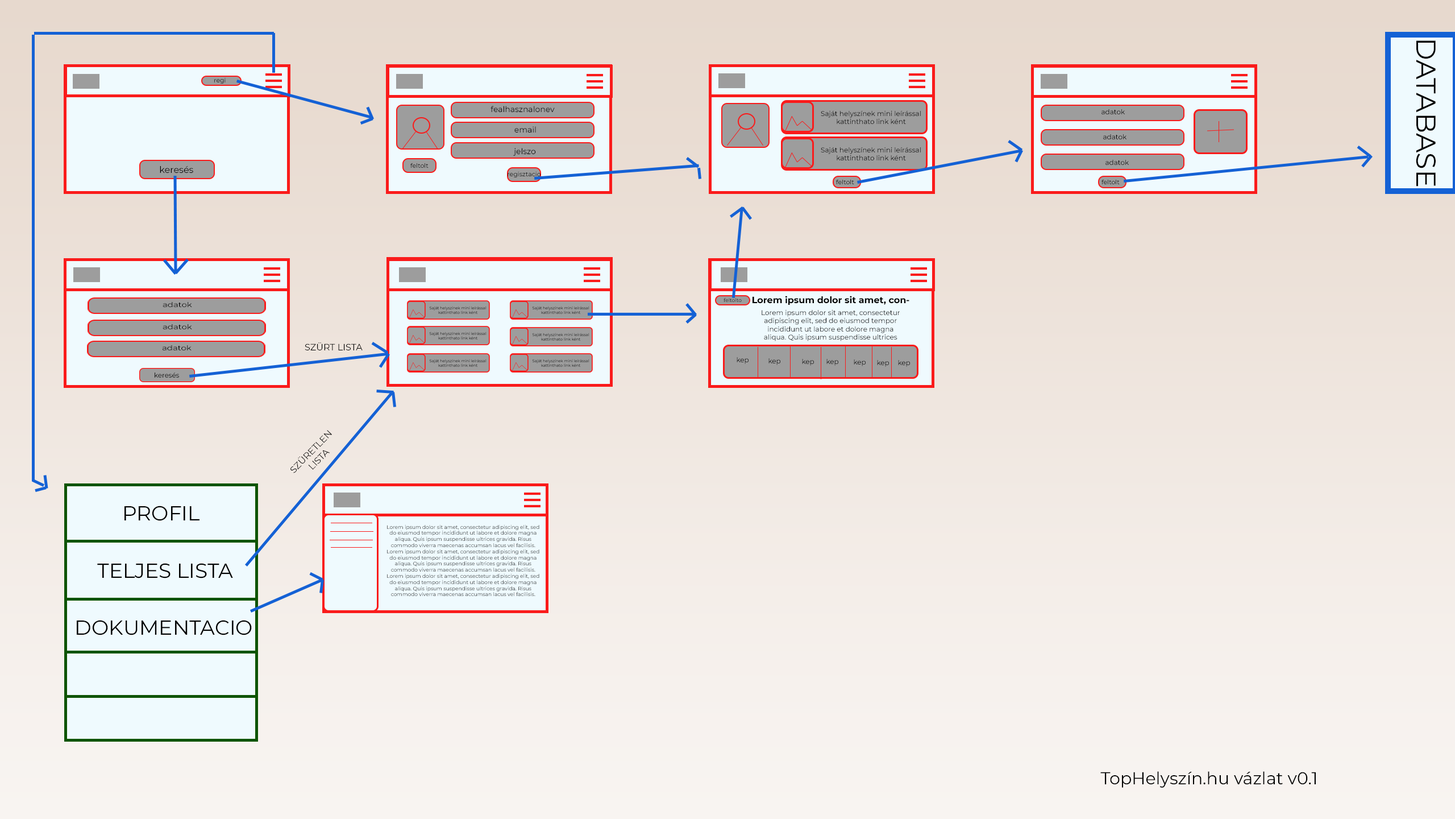
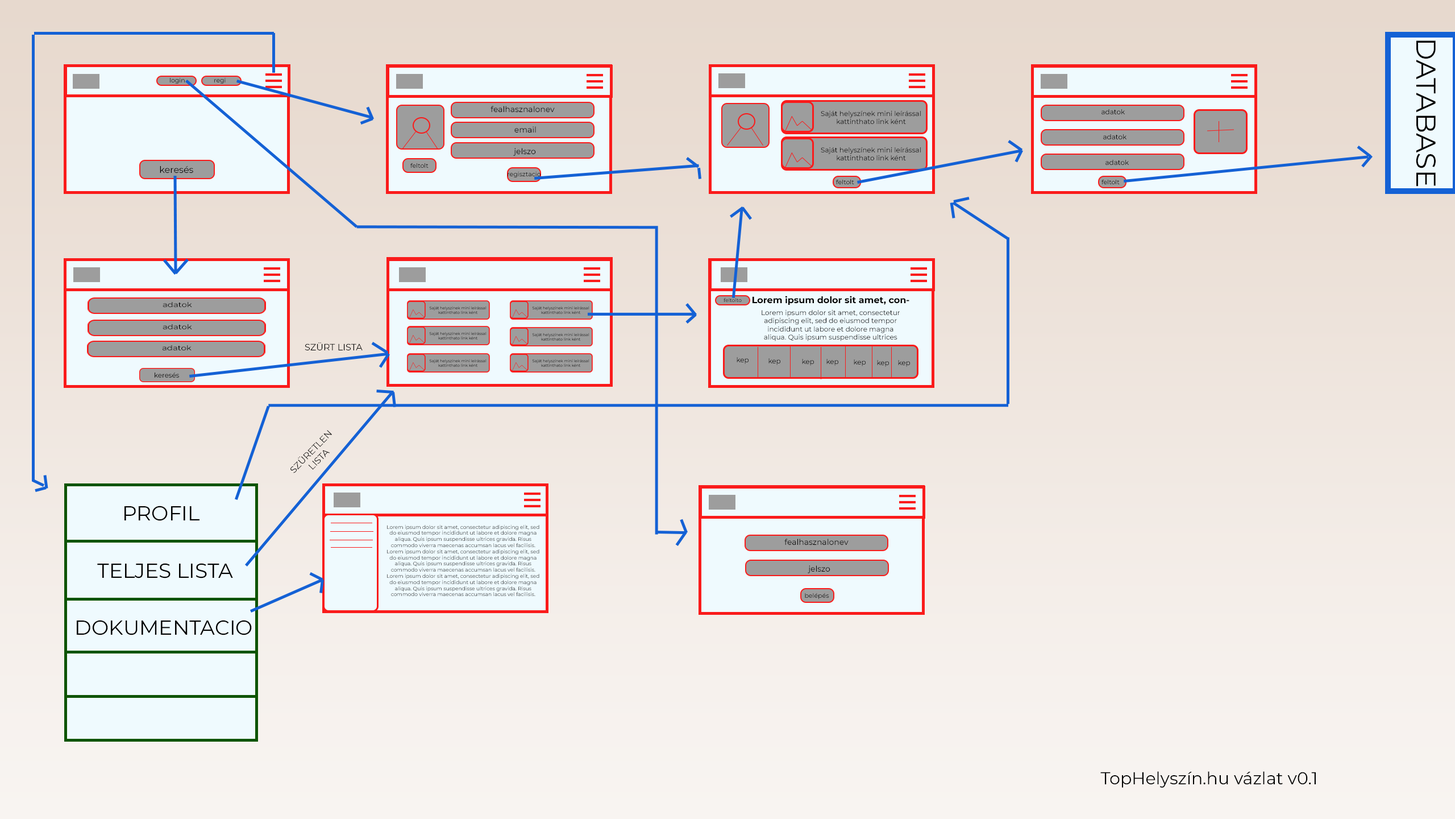
Two versions of the same layered image (1455px x 819px). Layer-by-layer changes:
added layer "13" above "12" over [185, 79, 688, 546]
added layer "12" above "11" over [234, 196, 1010, 500]
added layer "login" in group "landing_page" over [169, 77, 185, 84]
added layer "login_bar" (1st of 2, in "landing_page") in group "landing_page" over [156, 75, 197, 86]
added group "reg_form" (1st of 2) with 8 layers above "reg_form" over [698, 484, 926, 615]
added layer "logo" (2nd of 9, in "reg_form") in group "reg_form" over [708, 494, 736, 510]
added layer "menu_scorll" (2nd of 9, in "reg_form") in group "reg_form" over [899, 494, 916, 510]
added layer "belépés" in group "reg_form" over [804, 592, 830, 599]
added layer "FELTO" (1st of 3, in "reg_form") in group "reg_form" over [800, 587, 835, 603]
added layer "jelszo" (1st of 2, in "reg_form") in group "reg_form" over [745, 559, 890, 576]
added layer "fealhasznalonev" (1st of 2, in "reg_form") in group "reg_form" over [744, 534, 889, 551]
added layer "navbar" (2nd of 9, in "reg_form") in group "reg_form" over [699, 485, 926, 519]
added layer "reg from" (1st of 2, in "reg_form") in group "reg_form" over [698, 484, 925, 615]
